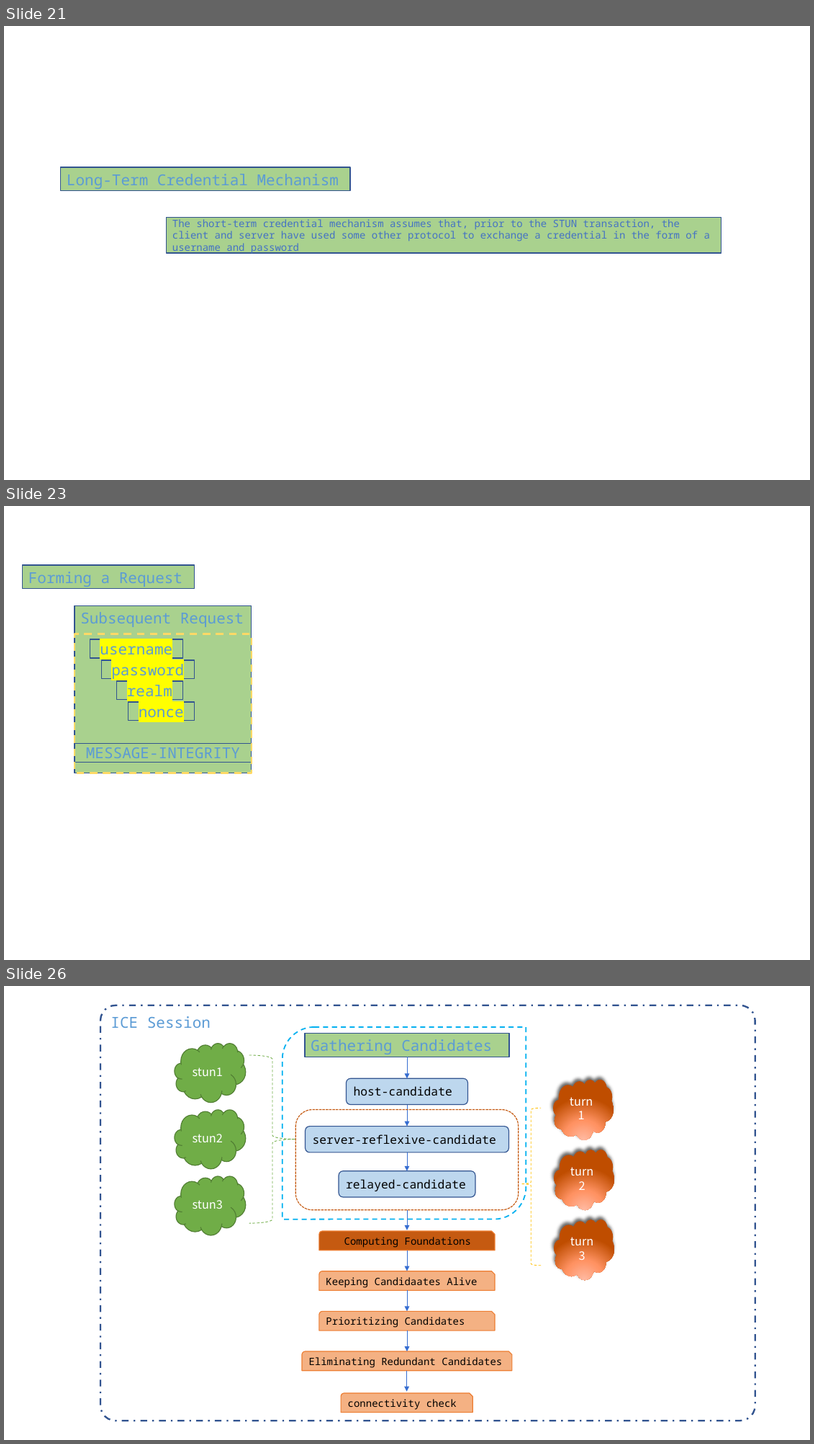
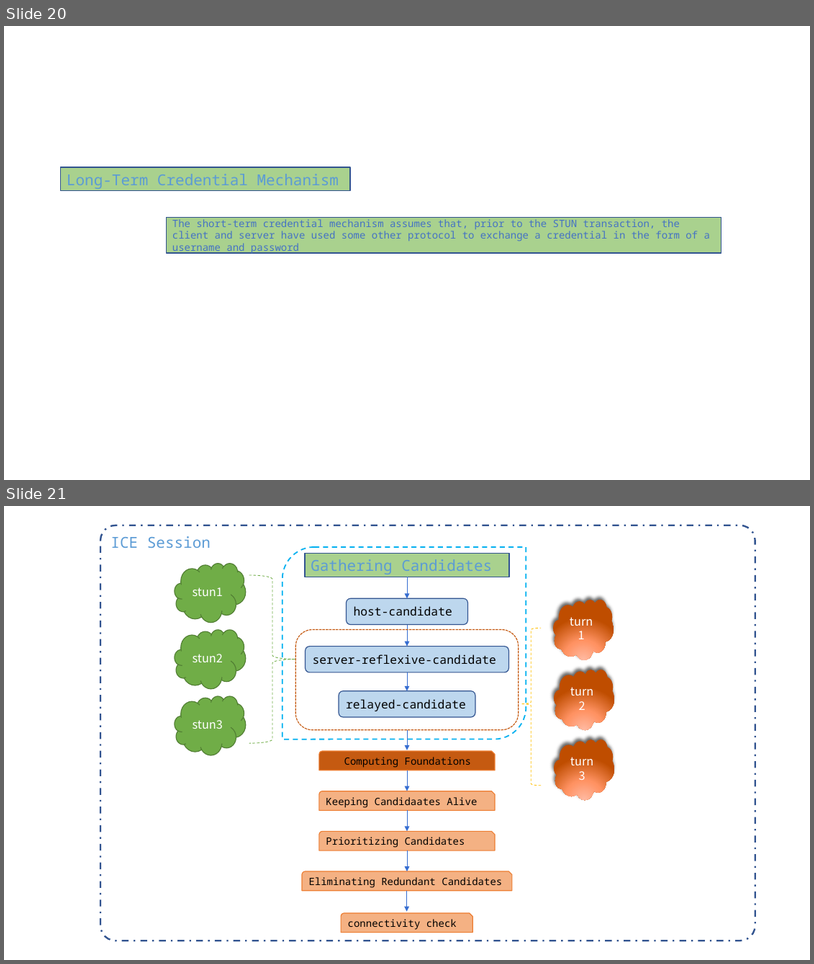
Before and after one commit to httpmail/ice, a slide deck: docs.pptx. Shown one above the other, each under a label of ours: slides 21, 23 and 26 before the commit, slides 20 and 21 after it; the slides between them are not shown. The pictures are 814x1444 and 814x964 pixels, drawn with LibreOffice and Linux fonts; fonts in the diff are those of the drawing. Boxes give left, top, right and bottom in pixels: in the first picture for what was removed or moved away, otherwise in the second. Text is boxed around its words. In the diff, an @@ line names an element or a change of style, - is before the commit and + after.

```diff
--- a/docs.pptx
+++ b/docs.pptx
@@ slide 23 removed at [4, 506, 810, 960], background #FFFFFF @@
@@ rectangle removed at [23, 565, 195, 589] @@
-Forming a Request
@@ rectangle removed at [75, 606, 252, 773] @@
-Subsequent Request
@@ rectangle removed at [75, 634, 252, 773] @@
@@ rectangle removed at [90, 639, 183, 658] @@
-username
@@ rectangle removed at [101, 660, 195, 679] @@
-password
@@ rectangle removed at [116, 681, 183, 700] @@
-realm
@@ rectangle removed at [128, 702, 195, 721] @@
-nonce
@@ rectangle removed at [75, 743, 252, 762] @@
-MESSAGE-INTEGRITY
@@ what was slide 21 is now slide 20 @@
@@ what was slide 26 is now slide 21 @@
```
Also in this commit, not shown: 2 slides changed, 7 slides added, 5 other slides removed, 34 other files.
